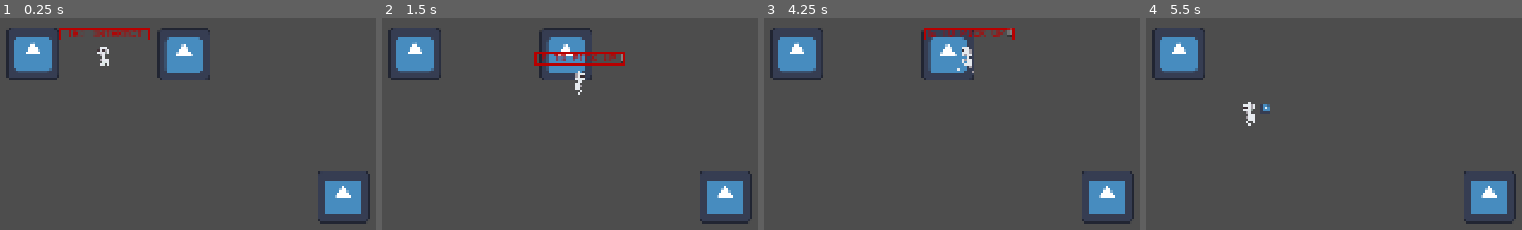
Above: before the commit, frames 1-4 (left to right).
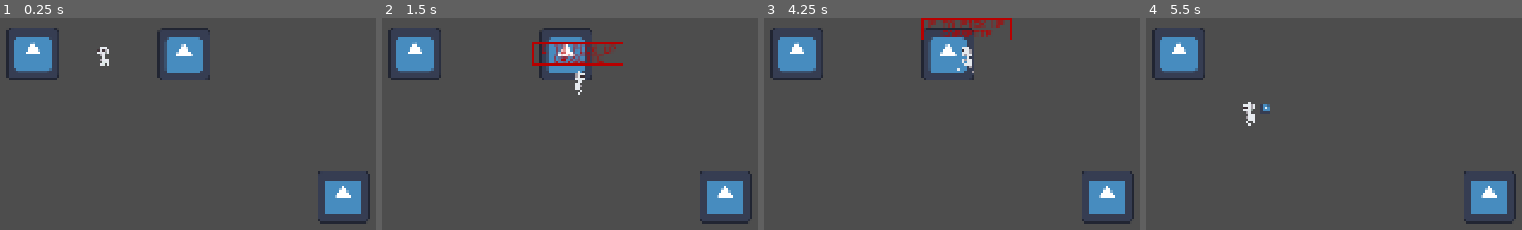
Above: after the commit, the same moments.

Repository: bruttosozial/FoundAndLost
Game: Godot game, scene res://Scenes/interaction_test.tscn
Two runs of this game, one before a commit and one after it. Both use one fixed random seed, a clock stepped at 60 frames per second and the inputs below. This scene is started directly instead of the project's main scene. The engine's default icon, where the game draws it, is replaced by a stand-in: a white triangle on a blue panel in a dark square.
Inputs:
- Up to frame 1 (0.25 s): no input
- Up to frame 2 (1.5 s): tap Enter at 0.5 s; hold Right (ui_right) 0.53-1.28 s; tap E (interact) at 0.6 s; tap X (close_window, bound only after the commit) at 0.8, 1.35 s; hold Down (ui_down) from 1.28 s (still down)
- Up to frame 3 (4.25 s): tap E (interact) at 1.55, 2.1, 3.05, 3.6 s; release Down (ui_down) at 2.03 s; hold Right (ui_right) 2.03-2.78 s; tap X (close_window, bound only after the commit) at 2.3, 2.85, 3.8 s; hold Up (ui_up) 2.78-3.53 s; tap Space at 3.5 s; hold Left (ui_left) from 3.53 s (still down)
- Up to frame 4 (5.5 s): tap X (close_window, bound only after the commit) at 4.35, 5.3 s; tap E (interact) at 4.55, 5.1 s; tap Enter at 5 s; release Left (ui_left) at 5.03 s; hold Down (ui_down) from 5.03 s (still down)

The runs differ from the first frame. In frame 1, 0.6% of the frame differs, in the area x 15-40%, y 4-11%; in frame 2, 1.4%; in frame 3, 1.4%, in the area x 41-67%, y 0-11%; in frame 4, nothing differs.

Commit message:
Detail view setup

Diff:
--- a/Data/Stations/cassette_player_station.tres
+++ b/Data/Stations/cassette_player_station.tres
@@ -1,9 +1,11 @@
 [gd_resource type="Resource" script_class="StationResource" format=3 uid="uid://cdvqvftetn8f0"]
 
 [ext_resource type="Script" uid="uid://8x8i3immu4w4" path="res://Scripts/Interaction System/station_resource.gd" id="1_2fali"]
+[ext_resource type="PackedScene" uid="uid://cokcgfar5ysd4" path="res://Scenes/MediaDetailScenes/media_detail_music.tscn" id="1_r0spa"]
 
 [resource]
 script = ExtResource("1_2fali")
 name = "Cassette Player"
 type = 0
+scene = ExtResource("1_r0spa")
 metadata/_custom_type_script = "uid://8x8i3immu4w4"
--- a/Data/Stations/old_pc_station.tres
+++ b/Data/Stations/old_pc_station.tres
@@ -1,9 +1,11 @@
 [gd_resource type="Resource" script_class="StationResource" format=3 uid="uid://cm5fs8hcpjvyt"]
 
 [ext_resource type="Script" uid="uid://8x8i3immu4w4" path="res://Scripts/Interaction System/station_resource.gd" id="1_kpu7m"]
+[ext_resource type="PackedScene" uid="uid://bi752mjou6fep" path="res://Scenes/MediaDetailScenes/media_detail_text.tscn" id="1_ufx0b"]
 
 [resource]
 script = ExtResource("1_kpu7m")
 name = "Old PC"
 type = 1
+scene = ExtResource("1_ufx0b")
 metadata/_custom_type_script = "uid://8x8i3immu4w4"
--- /dev/null
+++ b/Scenes/MediaDetailScenes/media_detail_game.tscn
@@ -0,0 +1,48 @@
+[gd_scene format=3 uid="uid://mcctsegh8tsv"]
+
+[ext_resource type="Script" uid="uid://b67wdaeyofmy3" path="res://Scripts/Detail views/media_detail_game.gd" id="1_7h30u"]
+[ext_resource type="VideoStream" uid="uid://bo1mc8sdeulv6" path="res://Assets/media_details/video_placeholder_format_OK.ogv" id="1_86q6t"]
+[ext_resource type="Theme" uid="uid://bo45umqon0p4n" path="res://Resources/footage_deleted.tres" id="3_bgejd"]
+
+[node name="MediaDetailGame" type="Node2D" unique_id=1174348725]
+script = ExtResource("1_7h30u")
+
+[node name="PanelContainer" type="PanelContainer" parent="." unique_id=1647190410]
+custom_minimum_size = Vector2(1920, 1080)
+offset_right = 40.0
+offset_bottom = 40.0
+
+[node name="VideoStreamPlayer" type="VideoStreamPlayer" parent="PanelContainer" unique_id=2043760188]
+layout_mode = 2
+stream = ExtResource("1_86q6t")
+autoplay = true
+
+[node name="CloseHelp" type="MarginContainer" parent="PanelContainer" unique_id=1808358193]
+layout_mode = 2
+size_flags_horizontal = 8
+size_flags_vertical = 0
+theme_override_constants/margin_top = 20
+theme_override_constants/margin_right = 20
+
+[node name="PanelContainer" type="PanelContainer" parent="PanelContainer/CloseHelp" unique_id=1495467720]
+custom_minimum_size = Vector2(250, 0)
+layout_mode = 2
+size_flags_horizontal = 8
+size_flags_vertical = 0
+theme = ExtResource("3_bgejd")
+
+[node name="MarginContainer" type="MarginContainer" parent="PanelContainer/CloseHelp/PanelContainer" unique_id=1602937491]
+layout_mode = 2
+theme_override_constants/margin_left = 5
+theme_override_constants/margin_top = 4
+theme_override_constants/margin_right = 5
+theme_override_constants/margin_bottom = 4
+
+[node name="RichTextLabel" type="RichTextLabel" parent="PanelContainer/CloseHelp/PanelContainer/MarginContainer" unique_id=660537868]
+layout_mode = 2
+theme = ExtResource("3_bgejd")
+theme_override_font_sizes/normal_font_size = 25
+text = "[X] TO CLOSE"
+fit_content = true
+horizontal_alignment = 1
+vertical_alignment = 1
--- /dev/null
+++ b/Scenes/MediaDetailScenes/media_detail_music.tscn
@@ -0,0 +1,61 @@
+[gd_scene format=3 uid="uid://cokcgfar5ysd4"]
+
+[ext_resource type="Script" uid="uid://bsroybcxayjx0" path="res://Scripts/Detail views/media_detail_music.gd" id="1_2jkmk"]
+[ext_resource type="Texture2D" uid="uid://bq2c64kuek34o" path="res://Assets/playerBlock.png" id="2_0oi06"]
+[ext_resource type="AudioStream" uid="uid://ba7m58vk3jnws" path="res://Assets/Sound/Divorce-music-mixed.wav" id="4_g203u"]
+[ext_resource type="Theme" uid="uid://bo45umqon0p4n" path="res://Resources/footage_deleted.tres" id="5_6spfm"]
+[ext_resource type="PackedScene" uid="uid://bt8utwxauv83n" path="res://Scenes/subtitle_player.tscn" id="5_g203u"]
+
+[node name="MediaDetailMusic" type="Node2D" unique_id=375801884]
+script = ExtResource("1_2jkmk")
+
+[node name="Placeholder2" type="Sprite2D" parent="." unique_id=1685235754]
+position = Vector2(965.5, 537.1)
+scale = Vector2(21.52222, 8.389064)
+texture = ExtResource("2_0oi06")
+
+[node name="AudioStreamPlayer2D" type="AudioStreamPlayer2D" parent="." unique_id=98895364]
+stream = ExtResource("4_g203u")
+
+[node name="PanelContainer" type="PanelContainer" parent="." unique_id=1900144908]
+custom_minimum_size = Vector2(1920, 1080)
+offset_right = 500.0
+offset_bottom = 70.0
+
+[node name="MarginContainer" type="MarginContainer" parent="PanelContainer" unique_id=1682636191]
+layout_mode = 2
+theme_override_constants/margin_bottom = 20
+
+[node name="SubtitlePlayer" parent="PanelContainer/MarginContainer" unique_id=373058500 instance=ExtResource("5_g203u")]
+layout_mode = 2
+size_flags_vertical = 8
+
+[node name="CloseHelp" type="MarginContainer" parent="PanelContainer" unique_id=775352720]
+layout_mode = 2
+size_flags_horizontal = 8
+size_flags_vertical = 0
+theme_override_constants/margin_top = 20
+theme_override_constants/margin_right = 20
+
+[node name="PanelContainer" type="PanelContainer" parent="PanelContainer/CloseHelp" unique_id=612797185]
+custom_minimum_size = Vector2(250, 0)
+layout_mode = 2
+size_flags_horizontal = 8
+size_flags_vertical = 0
+theme = ExtResource("5_6spfm")
+
+[node name="MarginContainer" type="MarginContainer" parent="PanelContainer/CloseHelp/PanelContainer" unique_id=536324112]
+layout_mode = 2
+theme_override_constants/margin_left = 5
+theme_override_constants/margin_top = 4
+theme_override_constants/margin_right = 5
+theme_override_constants/margin_bottom = 4
+
+[node name="RichTextLabel" type="RichTextLabel" parent="PanelContainer/CloseHelp/PanelContainer/MarginContainer" unique_id=1780150762]
+layout_mode = 2
+theme = ExtResource("5_6spfm")
+theme_override_font_sizes/normal_font_size = 25
+text = "[X] TO CLOSE"
+fit_content = true
+horizontal_alignment = 1
+vertical_alignment = 1
--- /dev/null
+++ b/Scenes/MediaDetailScenes/media_detail_text.tscn
@@ -0,0 +1,60 @@
+[gd_scene format=3 uid="uid://bi752mjou6fep"]
+
+[ext_resource type="Script" uid="uid://ctgg2n0fwb2fk" path="res://Scripts/Detail views/media_detail_text.gd" id="1_im5rv"]
+[ext_resource type="Texture2D" uid="uid://bn8ywgax4kjg8" path="res://Assets/media_details/floppy_screen_text.png" id="1_k2pxm"]
+[ext_resource type="Theme" uid="uid://bo45umqon0p4n" path="res://Resources/footage_deleted.tres" id="3_13p33"]
+
+[sub_resource type="StyleBoxFlat" id="StyleBoxFlat_aglhs"]
+content_margin_left = 0.0
+content_margin_top = 0.0
+content_margin_right = 0.0
+content_margin_bottom = 0.0
+bg_color = Color(0.101960786, 0.101960786, 0.101960786, 0)
+corner_radius_top_left = 3
+corner_radius_top_right = 3
+corner_radius_bottom_right = 3
+corner_radius_bottom_left = 3
+corner_detail = 5
+
+[node name="MediaDetailText" type="Node2D" unique_id=1395140724]
+script = ExtResource("1_im5rv")
+
+[node name="FloppyScreenSprite2D" type="Sprite2D" parent="." unique_id=2006513879]
+position = Vector2(960, 540)
+texture = ExtResource("1_k2pxm")
+
+[node name="PanelContainer" type="PanelContainer" parent="." unique_id=1906134645]
+custom_minimum_size = Vector2(1920, 1080)
+offset_right = 270.0
+offset_bottom = 51.0
+theme_override_styles/panel = SubResource("StyleBoxFlat_aglhs")
+
+[node name="CloseHelp" type="MarginContainer" parent="PanelContainer" unique_id=881262365]
+layout_mode = 2
+size_flags_horizontal = 8
+size_flags_vertical = 0
+theme_override_constants/margin_top = 20
+theme_override_constants/margin_right = 20
+
+[node name="PanelContainer" type="PanelContainer" parent="PanelContainer/CloseHelp" unique_id=990283671]
+custom_minimum_size = Vector2(250, 0)
+layout_mode = 2
+size_flags_horizontal = 8
+size_flags_vertical = 0
+theme = ExtResource("3_13p33")
+
+[node name="MarginContainer" type="MarginContainer" parent="PanelContainer/CloseHelp/PanelContainer" unique_id=1747786125]
+layout_mode = 2
+theme_override_constants/margin_left = 5
+theme_override_constants/margin_top = 4
+theme_override_constants/margin_right = 5
+theme_override_constants/margin_bottom = 4
+
+[node name="RichTextLabel" type="RichTextLabel" parent="PanelContainer/CloseHelp/PanelContainer/MarginContainer" unique_id=1205333134]
+layout_mode = 2
+theme = ExtResource("3_13p33")
+theme_override_font_sizes/normal_font_size = 25
+text = "[X] TO CLOSE"
+fit_content = true
+horizontal_alignment = 1
+vertical_alignment = 1
--- /dev/null
+++ b/Scenes/MediaDetailScenes/media_detail_video.tscn
@@ -0,0 +1,56 @@
+[gd_scene format=3 uid="uid://ve74pp5vrdiv"]
+
+[ext_resource type="VideoStream" uid="uid://bo1mc8sdeulv6" path="res://Assets/media_details/video_placeholder_format_OK.ogv" id="1_hwmtu"]
+[ext_resource type="Script" uid="uid://bywo406y2jow" path="res://Scripts/Detail views/media_detail_video.gd" id="1_m00ei"]
+[ext_resource type="PackedScene" uid="uid://bt8utwxauv83n" path="res://Scenes/subtitle_player.tscn" id="3_rxnwp"]
+[ext_resource type="Theme" uid="uid://bo45umqon0p4n" path="res://Resources/footage_deleted.tres" id="4_uoivk"]
+
+[node name="MediaDetailVideo" type="Node2D" unique_id=1343591137]
+script = ExtResource("1_m00ei")
+
+[node name="PanelContainer" type="PanelContainer" parent="." unique_id=902186470]
+offset_right = 40.0
+offset_bottom = 40.0
+
+[node name="VideoStreamPlayer" type="VideoStreamPlayer" parent="PanelContainer" unique_id=998938241]
+layout_mode = 2
+stream = ExtResource("1_hwmtu")
+autoplay = true
+
+[node name="MarginContainer" type="MarginContainer" parent="PanelContainer" unique_id=2674879]
+layout_mode = 2
+theme_override_constants/margin_bottom = 20
+
+[node name="SubtitlePlayer" parent="PanelContainer/MarginContainer" unique_id=373058500 instance=ExtResource("3_rxnwp")]
+layout_mode = 2
+size_flags_vertical = 8
+
+[node name="CloseHelp" type="MarginContainer" parent="PanelContainer" unique_id=1984090126]
+layout_mode = 2
+size_flags_horizontal = 8
+size_flags_vertical = 0
+theme_override_constants/margin_top = 20
+theme_override_constants/margin_right = 20
+
+[node name="PanelContainer" type="PanelContainer" parent="PanelContainer/CloseHelp" unique_id=911343627]
+custom_minimum_size = Vector2(250, 0)
+layout_mode = 2
+size_flags_horizontal = 8
+size_flags_vertical = 0
+theme = ExtResource("4_uoivk")
+
+[node name="MarginContainer" type="MarginContainer" parent="PanelContainer/CloseHelp/PanelContainer" unique_id=1800200968]
+layout_mode = 2
+theme_override_constants/margin_left = 5
+theme_override_constants/margin_top = 4
+theme_override_constants/margin_right = 5
+theme_override_constants/margin_bottom = 4
+
+[node name="RichTextLabel" type="RichTextLabel" parent="PanelContainer/CloseHelp/PanelContainer/MarginContainer" unique_id=420255694]
+layout_mode = 2
+theme = ExtResource("4_uoivk")
+theme_override_font_sizes/normal_font_size = 25
+text = "[X] TO CLOSE"
+fit_content = true
+horizontal_alignment = 1
+vertical_alignment = 1
--- a/Scenes/Skelly.tscn
+++ b/Scenes/Skelly.tscn
@@ -3,6 +3,7 @@
 [ext_resource type="Script" uid="uid://dvk6qbqbyp5s3" path="res://Scripts/skelly.gd" id="1_ltsch"]
 [ext_resource type="Texture2D" uid="uid://cbssrmergedy8" path="res://Assets/icon.svg" id="3_yf50s"]
 [ext_resource type="Theme" uid="uid://bo45umqon0p4n" path="res://Resources/footage_deleted.tres" id="4_smh3g"]
+[ext_resource type="Theme" uid="uid://c06160pbjipuy" path="res://Resources/ui_feedback_theme.tres" id="4_tlx6r"]
 [ext_resource type="Texture2D" uid="uid://dl8qmlfs6c2wi" path="res://Assets/Character/sk_elleton-Sheet.png" id="5_4u5wa"]
 [ext_resource type="Texture2D" uid="uid://dr6rtk70wrrp2" path="res://Assets/Character/sk_elleton_idle-Sheet.png" id="5_tlx6r"]
 
@@ -80,10 +81,15 @@
 texture = ExtResource("3_yf50s")
 
 [node name="InteractionHelp" type="PanelContainer" parent="." unique_id=1894509603]
-offset_left = -108.0
+visible = false
+anchors_preset = 2
+anchor_top = 1.0
+anchor_bottom = 1.0
+offset_left = -112.0
 offset_top = -88.0
-offset_right = 110.0
+offset_right = 106.0
 offset_bottom = -55.0
+grow_vertical = 0
 theme = ExtResource("4_smh3g")
 
 [node name="MarginContainer" type="MarginContainer" parent="InteractionHelp" unique_id=1817398628]
@@ -98,6 +104,30 @@
 theme = ExtResource("4_smh3g")
 theme_override_font_sizes/normal_font_size = 25
 text = "[E] INTERACT"
+fit_content = true
+horizontal_alignment = 1
+vertical_alignment = 1
+
+[node name="FeedbackHelp" type="PanelContainer" parent="." unique_id=1846521798]
+visible = false
+offset_left = -112.0
+offset_top = 40.0
+offset_right = 106.0
+offset_bottom = 73.0
+theme = ExtResource("4_tlx6r")
+
+[node name="MarginContainer" type="MarginContainer" parent="FeedbackHelp" unique_id=4581559]
+layout_mode = 2
+theme_override_constants/margin_left = 5
+theme_override_constants/margin_top = 4
+theme_override_constants/margin_right = 5
+theme_override_constants/margin_bottom = 4
+
+[node name="RichTextLabel" type="RichTextLabel" parent="FeedbackHelp/MarginContainer" unique_id=1463493344]
+layout_mode = 2
+theme_override_font_sizes/normal_font_size = 25
+text = "something happened"
+fit_content = true
 horizontal_alignment = 1
 vertical_alignment = 1
 
--- a/Scenes/interaction_test.tscn
+++ b/Scenes/interaction_test.tscn
@@ -19,15 +19,17 @@
 item_res = ExtResource("3_auvmn")
 player = NodePath("../../Skell")
 
+[node name="Item2" parent="InteractionController" unique_id=1837394349 node_paths=PackedStringArray("player") instance=ExtResource("2_0wg47")]
+position = Vector2(843, 429)
+item_res = ExtResource("6_p30wa")
+player = NodePath("../../Skell")
+
 [node name="Station" parent="InteractionController" unique_id=282472610 node_paths=PackedStringArray("player") instance=ExtResource("3_tudu8")]
 position = Vector2(98, 85)
 station_res = ExtResource("6_auvmn")
 player = NodePath("../../Skell")
 
-[node name="Item2" parent="InteractionController" unique_id=1837394349 node_paths=PackedStringArray("player") instance=ExtResource("2_0wg47")]
-position = Vector2(843, 429)
-item_res = ExtResource("6_p30wa")
-player = NodePath("../../Skell")
-
 [node name="Skell" parent="." unique_id=1846132312 instance=ExtResource("7_auvmn")]
 position = Vector2(269, 109)
+
+[node name="AudioListener2D" type="AudioListener2D" parent="." unique_id=567075651]
--- /dev/null
+++ b/Scripts/Detail views/media_detail_game.gd
@@ -0,0 +1,14 @@
+extends Node2D
+
+signal closed
+
+# Called when the node enters the scene tree for the first time.
+func _ready() -> void:
+	pass # Replace with function body.
+
+
+# Called every frame. 'delta' is the elapsed time since the previous frame.
+func _process(delta: float) -> void:
+	if Input.is_action_just_released("close_window"):
+		closed.emit()
+		queue_free()
--- /dev/null
+++ b/Scripts/Detail views/media_detail_music.gd
@@ -0,0 +1,15 @@
+extends Node2D
+
+@onready var streamPlayer : AudioStreamPlayer2D = $AudioStreamPlayer2D
+
+signal closed
+
+# Called when the node enters the scene tree for the first time.
+func _ready() -> void:
+	streamPlayer.play()
+
+# Called every frame. 'delta' is the elapsed time since the previous frame.
+func _process(delta: float) -> void:
+	if Input.is_action_just_released("close_window"):
+		closed.emit()
+		queue_free()
--- /dev/null
+++ b/Scripts/Detail views/media_detail_text.gd
@@ -0,0 +1,14 @@
+extends Node2D
+
+signal closed
+
+# Called when the node enters the scene tree for the first time.
+func _ready() -> void:
+	pass # Replace with function body.
+
+
+# Called every frame. 'delta' is the elapsed time since the previous frame.
+func _process(delta: float) -> void:
+	if Input.is_action_just_released("close_window"):
+		closed.emit()
+		queue_free()
--- /dev/null
+++ b/Scripts/Detail views/media_detail_video.gd
@@ -0,0 +1,14 @@
+extends Node2D
+
+signal closed
+
+# Called when the node enters the scene tree for the first time.
+func _ready() -> void:
+	pass # Replace with function body.
+
+
+# Called every frame. 'delta' is the elapsed time since the previous frame.
+func _process(delta: float) -> void:
+	if Input.is_action_just_released("close_window"):
+		closed.emit()
+		queue_free()
--- a/Scripts/Interaction System/interact_station.gd
+++ b/Scripts/Interaction System/interact_station.gd
@@ -9,7 +9,7 @@
 
 # Called when the node enters the scene tree for the first time.
 func _ready() -> void:
-		interaction_text = "Use " + station_res.name
+	interaction_text = "Use " + station_res.name
 
 # Called every frame. 'delta' is the elapsed time since the previous frame.
 func _process(delta: float) -> void:
@@ -19,9 +19,19 @@
 	if(player.current_item):
 		if(player.current_item.type == station_res.type):
 			player.remove_item()
-			print("Slotted media in!")
-			#TODO show detail view
+			open_detail_window()
 		else:
 			player.show_feedback_help(incorrect_item_text)
 	else:
 		player.show_feedback_help(no_item_text)
+
+
+func open_detail_window():
+	player.pause_player()
+
+	var instance = station_res.scene.instantiate()
+	get_tree().root.add_child(instance)
+	instance.closed.connect(close_detail_window)
+
+func close_detail_window():
+	player.resume_player()
--- a/Scripts/Interaction System/station_resource.gd
+++ b/Scripts/Interaction System/station_resource.gd
@@ -3,3 +3,4 @@
 
 @export var name : String
 @export_enum("MUSIC", "TEXT", "GAME", "VIDEO") var type
+@export var scene : PackedScene
--- a/Scripts/skelly.gd
+++ b/Scripts/skelly.gd
@@ -60,3 +60,9 @@
 func hide_feedback_help():
 	feedback_label.text = ""
 	feedback_help.visible = false
+
+func pause_player():
+	set_physics_process(false)
+
+func resume_player():
+	set_physics_process(true)
--- a/Scripts/subtitle_player.gd
+++ b/Scripts/subtitle_player.gd
@@ -2,13 +2,15 @@
 
 @onready var text_container = $MarginContainer/TextContainer
 @onready var timer = $Timer
+
+@export var subtitles_filename = "mock_subtitles"
 
 var current_subtitles = []
 var subtitle_index = 0
 
 func _ready() -> void:
 	text_container.offset_transform_scale = Vector2.ZERO
-	load_subtitles("mock_subtitles")
+	load_subtitles(subtitles_filename)
 
 func load_subtitles(file_name):
 	var file = FileAccess.open(
--- a/project.godot
+++ b/project.godot
@@ -14,10 +14,6 @@
 run/main_scene="uid://cqb7314h1gu1l"
 config/features=PackedStringArray("4.7", "Forward Plus")
 config/icon="res://Assets/icon.svg"
-
-[autoload]
-
-Constants="*uid://blkfuclau25gf"
 
 [display]
 
@@ -38,6 +34,11 @@
 "events": [Object(InputEventKey,"resource_local_to_scene":false,"resource_name":"","device":-1,"window_id":0,"alt_press …(192 unchanged characters)…
 ]
 }
+close_window={
+"deadzone": 0.2,
+"events": [Object(InputEventKey,"resource_local_to_scene":false,"resource_name":"","device":-1,"window_id":0,"alt_pressed":false,"shift_pressed":false,"ctrl_pressed":false,"meta_pressed":false,"pressed":false,"keycode":0,"physical_keycode":88,"key_label":0,"unicode":120,"location":0,"echo":false,"script":null)
+]
+}
 
 [physics]
 
Not shown, added: Assets/Sound/Divorce-music-mixed.wav.import
Binary file added: Assets/media_details/floppy_screen_text.png
Not shown, added: Assets/media_details/floppy_screen_text.png.import
Not shown, added: Assets/media_details/video_placeholder_format_OK.ogv.uid
Not shown, added: Data/Subtitles/divorce_song_subtitles.txt
Not shown, added: Scripts/Detail views/media_detail_game.gd.uid
Not shown, added: Scripts/Detail views/media_detail_music.gd.uid
Not shown, added: Scripts/Detail views/media_detail_text.gd.uid
Not shown, added: Scripts/Detail views/media_detail_video.gd.uid
Not shown, added: Assets/Sound/Divorce-music-mixed.wav
Not shown, added: Assets/media_details/video_placeholder.mp4
Not shown, added: Assets/media_details/video_placeholder_format_OK.ogv
